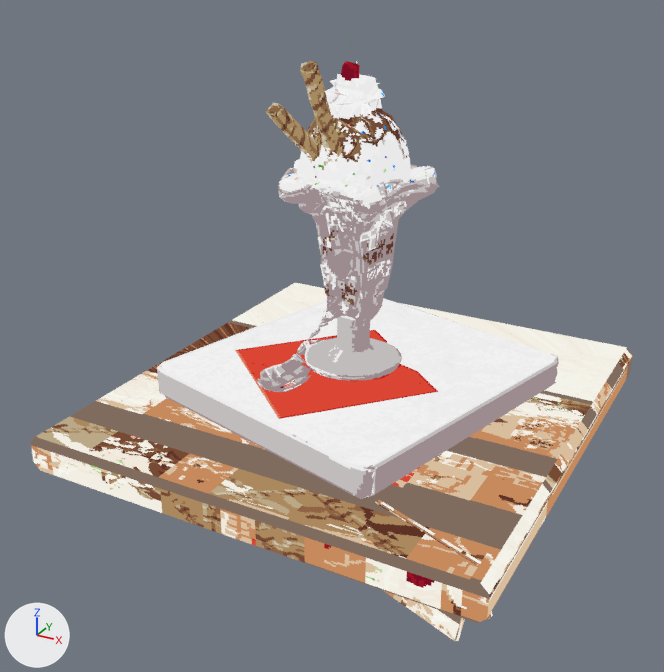
The glTF model public/models/lowpix/figures/sampuru/sundae.glb, before and after one commit.
Both versions are drawn from a 50 mm camera at (31.4, -62.0, 38.2) aimed at (-0.8, -3.4, 8.9). The lights are fixed; the arrows at lower left show +X, +Y and +Z. The first picture is the older version. Where no turn or scale is listed for an object, it has been applied to the vertices. Vertices at exactly the same position are counted once.

The older version as bpy lines, for what is in view:
```python
ob_base = bpy.data.objects.new('base', me_base)
ob_base.location = (0.0, 0.0, 1.5)
ob_base_card0 = bpy.data.objects.new('base_card0', me_base_card0)
ob_base_card0.location = (13.28, -15.29, 0.5)
ob_base_card1 = bpy.data.objects.new('base_card1', me_base_card1)
ob_base_card1.location = (12.72, -16.81, 0.5)
ob_mesh = bpy.data.objects.new('mesh', me_mesh)
ob_mesh.location = (0.0, 0.0, 17.34)
```
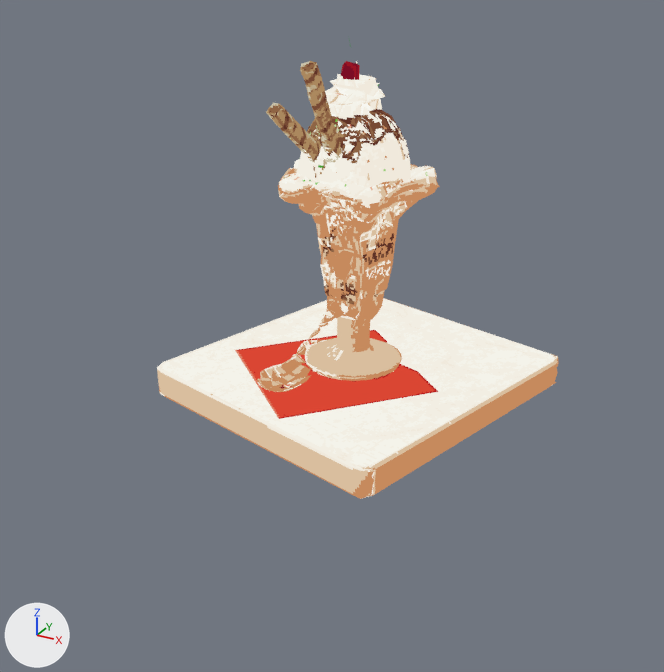
The newer file is also rescaled (x1.067), turned or shifted as a whole; pictures and numbers use the older file's frame.

Pixel boxes [x1, y1, x2, y2] of what changed, in the pictures (664 x 672 px):
'base', deleted
    before: [31, 283, 633, 623]
'mesh', surface changed
    both: [157, 61, 559, 499]
'base_card1', deleted
    before: [375, 501, 479, 641]
'base_card0', deleted
    before: [377, 500, 493, 619]

Edits to the bpy script that builds the scene:
```text
Change mat_pixel_card:
    where n8 = _N.new('ShaderNodeTexImage'); n8.name = 'Image Texture'
    n8.image: img_atlas_001 -> img_atlas
Change me_mesh:
    where me_mesh.from_pydata(...)  # 1610 vertices, 5000 faces; spans x -14.4..14.4, y -14.9..14.8, z -14.3..14.3
    used by ob_mesh; location = (0.0, 0.0, 17.34)
    me_mesh part 1: 4998 kept faces spanning x -14.4..14.4, y -14.9..14.8, z -14.3..14.3 get new texture (UV) coordinates
Remove ob_base:
    ob_base = bpy.data.objects.new('base', me_base)
    ob_base.location = (0.0, 0.0, 1.5)
Remove ob_base_card0:
    ob_base_card0 = bpy.data.objects.new('base_card0', me_base_card0)
    ob_base_card0.location = (13.28, -15.29, 0.5)
Remove ob_base_card1:
    ob_base_card1 = bpy.data.objects.new('base_card1', me_base_card1)
    ob_base_card1.location = (12.72, -16.81, 0.5)
```
